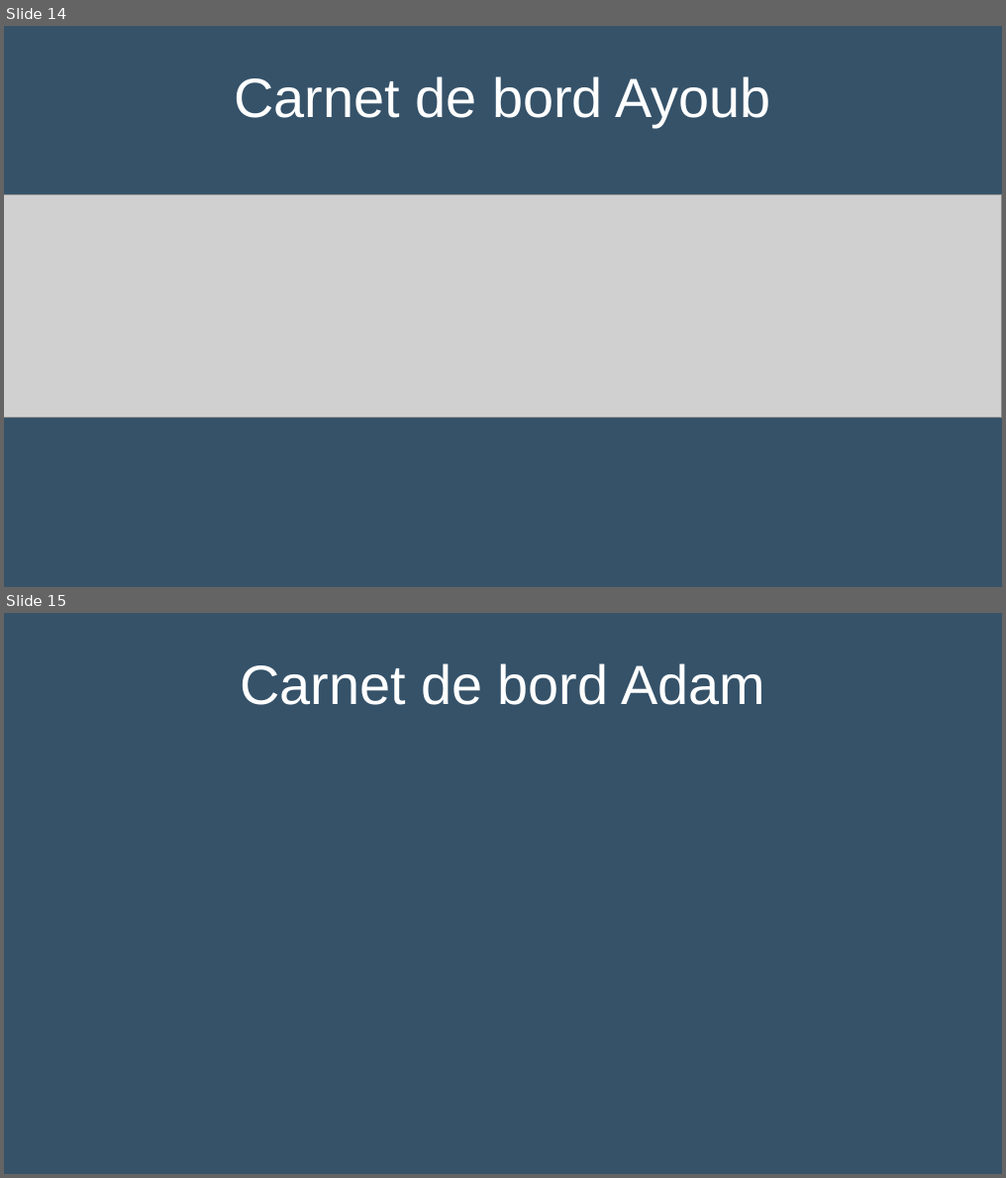
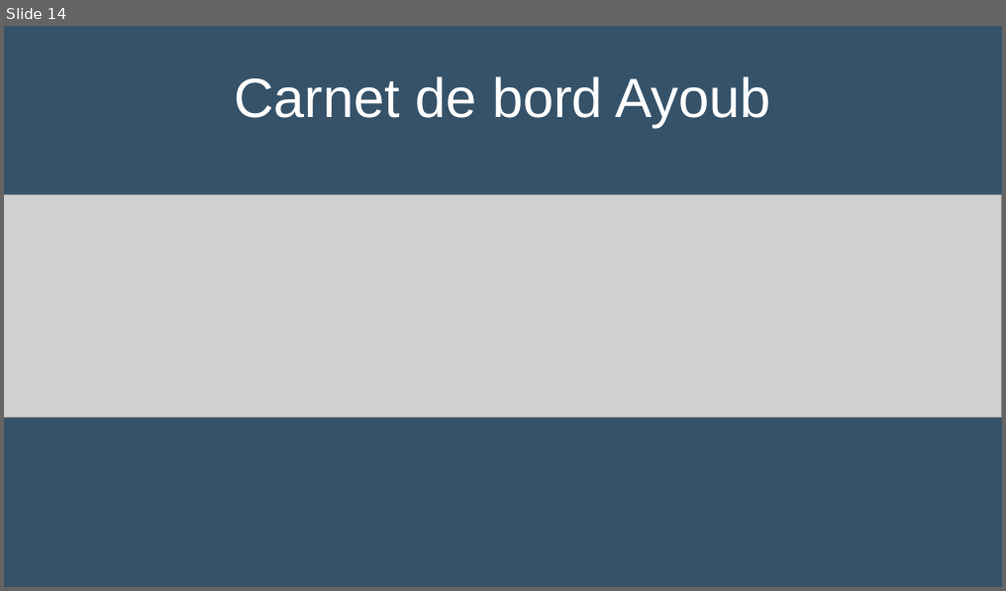
Before and after one commit to Sauvage89/sechoir-houblon, a slide deck: doc/diaporama/revu1/revue1.odp. Shown one above the other, each under a label of ours: slides 14 and 15 before the commit, slide 14 after it. The pictures are 1006x1178 and 1006x591 pixels, drawn with LibreOffice and Linux fonts; fonts in the diff are those of the drawing; grey boxes stand for pictures. Boxes give left, top, right and bottom in pixels: in the first picture for what was removed or moved away, otherwise in the second. Text is boxed around its words. In the diff, an @@ line names an element or a change of style, - is before the commit and + after.

```diff
--- a/doc/diaporama/revu1/revue1.odp
+++ b/doc/diaporama/revu1/revue1.odp
@@ slide 15 removed at [4, 613, 1002, 1174], background #355269 @@
@@ title removed at [240, 663, 765, 705] @@
-Carnet de bord Adam
```
Also in this commit, not shown: 3 slides changed, 1 other file.
